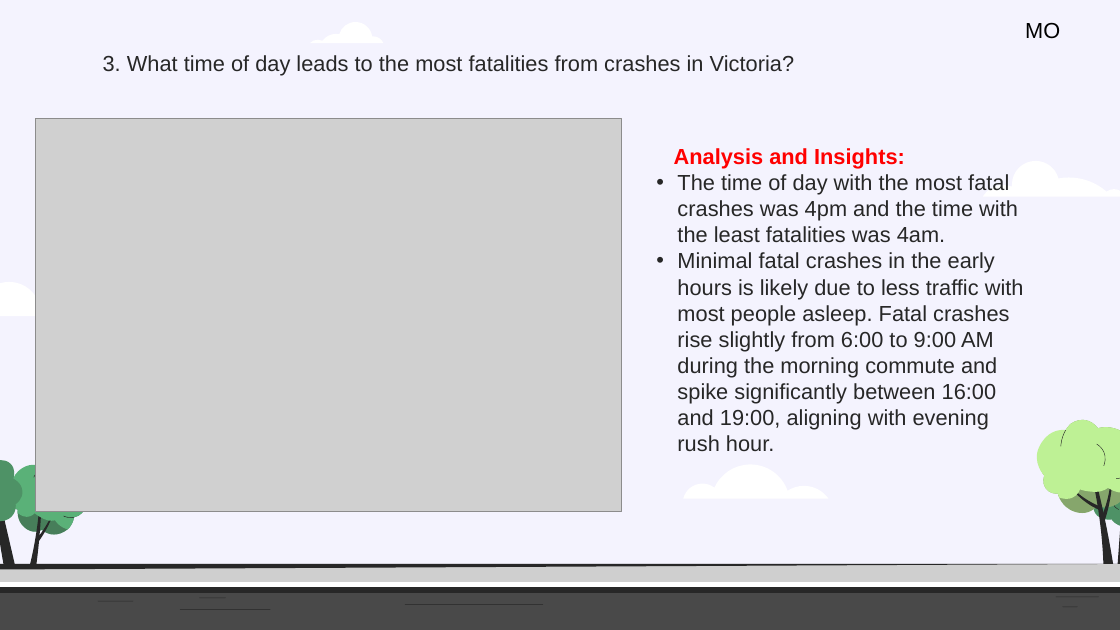
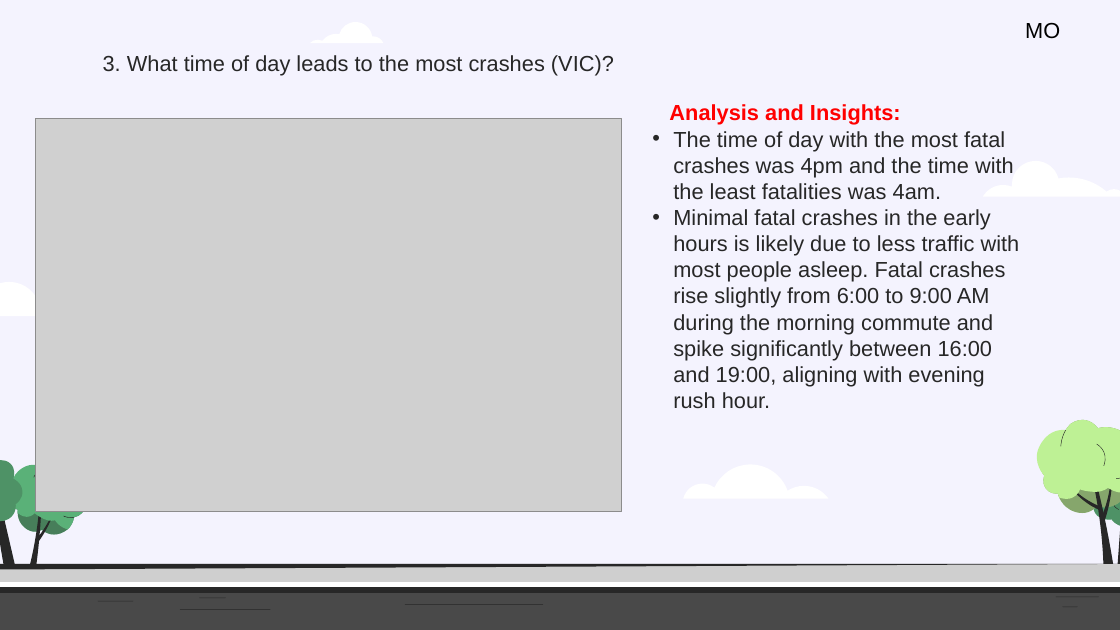
Before and after one commit to Kapedes/project-1-group-2, a slide deck: slide 7 of Insights and analysis of Crash Statistics in Australia.pptx. Drawn at 1120x630 pixels with LibreOffice and Linux fonts; fonts in the diff are those of the drawing; grey boxes stand for pictures. Boxes give left, top, right and bottom in pixels: in the first picture for what was removed or moved away, otherwise in the second. Text is boxed around its words. In the diff, an @@ line names an element or a change of style, - is before the commit and + after.

```diff
--- a/Insights and analysis of Crash Statistics in Australia.pptx
+++ b/Insights and analysis of Crash Statistics in Australia.pptx
@@ text at box(103, 55, 614, 76): text changed @@
-3. What time of day leads to the most fatalities from crashes in Victoria?
+3. What time of day leads to the most crashes (VIC)?
@@ subtitle "Analysis and Insights:": place and size @@
-subtitle "Analysis and Insights:" at box(674, 148, 1024, 451)
+subtitle "Analysis and Insights:" at box(669, 104, 1020, 409)
```
Also in this commit, not shown: 11 other slides changed, 1 other file.
